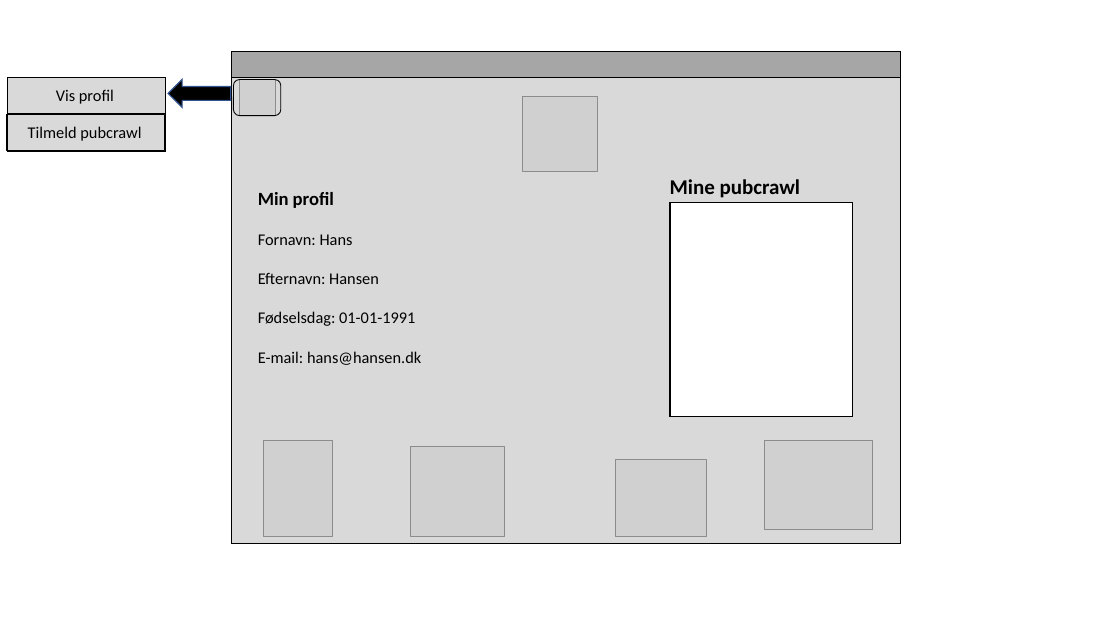
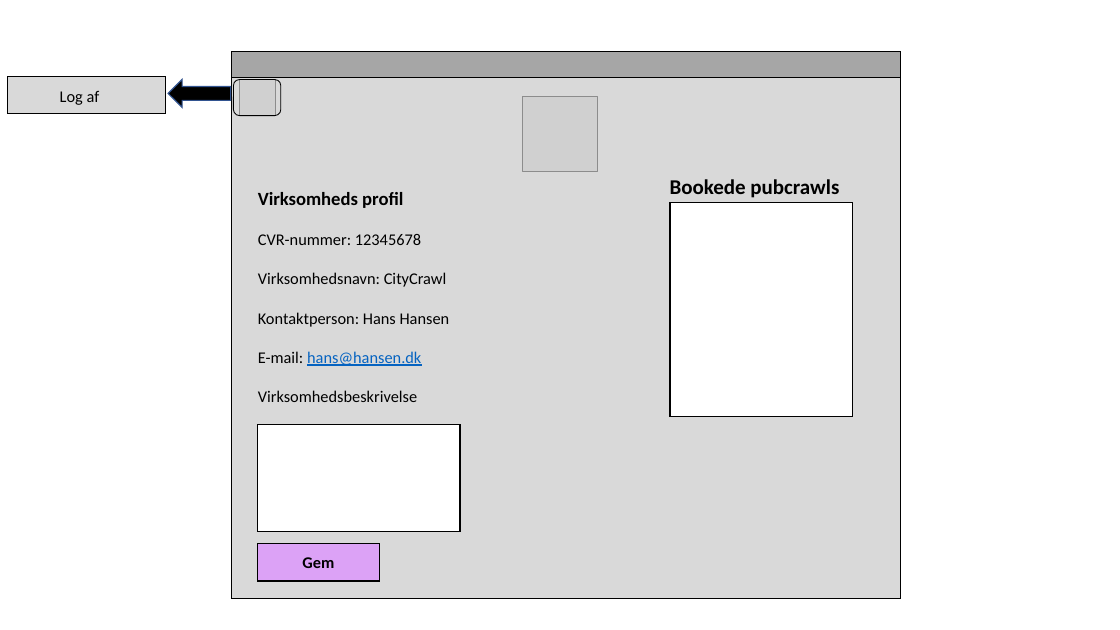
Before and after one commit to CityCrawl/CityCrawl, a slide deck: slide 5 of Diagrammer/CC-Web_design/CC_Web_Vinduer.pptx. Drawn at 1120x630 pixels with LibreOffice and Linux fonts; fonts in the diff are those of the drawing; grey boxes stand for pictures. Boxes give left, top, right and bottom in pixels: in the first picture for what was removed or moved away, otherwise in the second. Text is boxed around its words. In the diff, an @@ line names an element or a change of style, - is before the commit and + after.

```diff
--- a/Diagrammer/CC-Web_design/CC_Web_Vinduer.pptx
+++ b/Diagrammer/CC-Web_design/CC_Web_Vinduer.pptx
@@ rectangle: place and size @@
-rectangle at bbox=[231, 51, 901, 544]
+rectangle at bbox=[231, 51, 901, 598]
@@ rectangle: place and size @@
-rectangle at bbox=[8, 77, 166, 151]
+rectangle at bbox=[8, 77, 166, 114]
@@ rectangle removed at bbox=[8, 77, 166, 113] @@
@@ rectangle removed at bbox=[7, 114, 165, 150] @@
@@ text at bbox=[60, 91, 100, 105]: text changed @@
-Vis profil
+Log af
@@ text removed at bbox=[28, 126, 141, 141] @@
-Tilmeld pubcrawl
@@ text at bbox=[670, 179, 839, 198]: text changed @@
-Mine pubcrawl
+Bookede pubcrawls
@@ text at bbox=[258, 192, 450, 327]: text changed @@
-Min profil
-Fornavn: Hans
-Efternavn: Hansen
-Fødselsdag: 01-01-1991
+Virksomheds profil
+CVR-nummer: 12345678
+Virksomhedsnavn: CityCrawl
+Kontaktperson: Hans Hansen
@@ text at bbox=[258, 351, 421, 366]: text colour #000000 to #0563C1, underline on in "hans@hansen.dk" @@
@@ text at bbox=[258, 390, 417, 402]: paragraph added @@
+Virksomhedsbeskrivelse
@@ rectangle added at bbox=[257, 424, 460, 532], fill #FFFFFF, outline #000000 1 pt @@
@@ picture removed at bbox=[264, 440, 334, 537] @@
@@ picture removed at bbox=[411, 447, 504, 537] @@
@@ picture removed at bbox=[765, 440, 873, 530] @@
@@ picture removed at bbox=[616, 460, 707, 537] @@
@@ rectangle added at bbox=[257, 544, 380, 581], fill #DCA2F6, outline #000000 1 pt, 14 pt, text #000000, bold @@
+Gem
```
Also in this commit, not shown: 1 slide removed, 1 other file.
